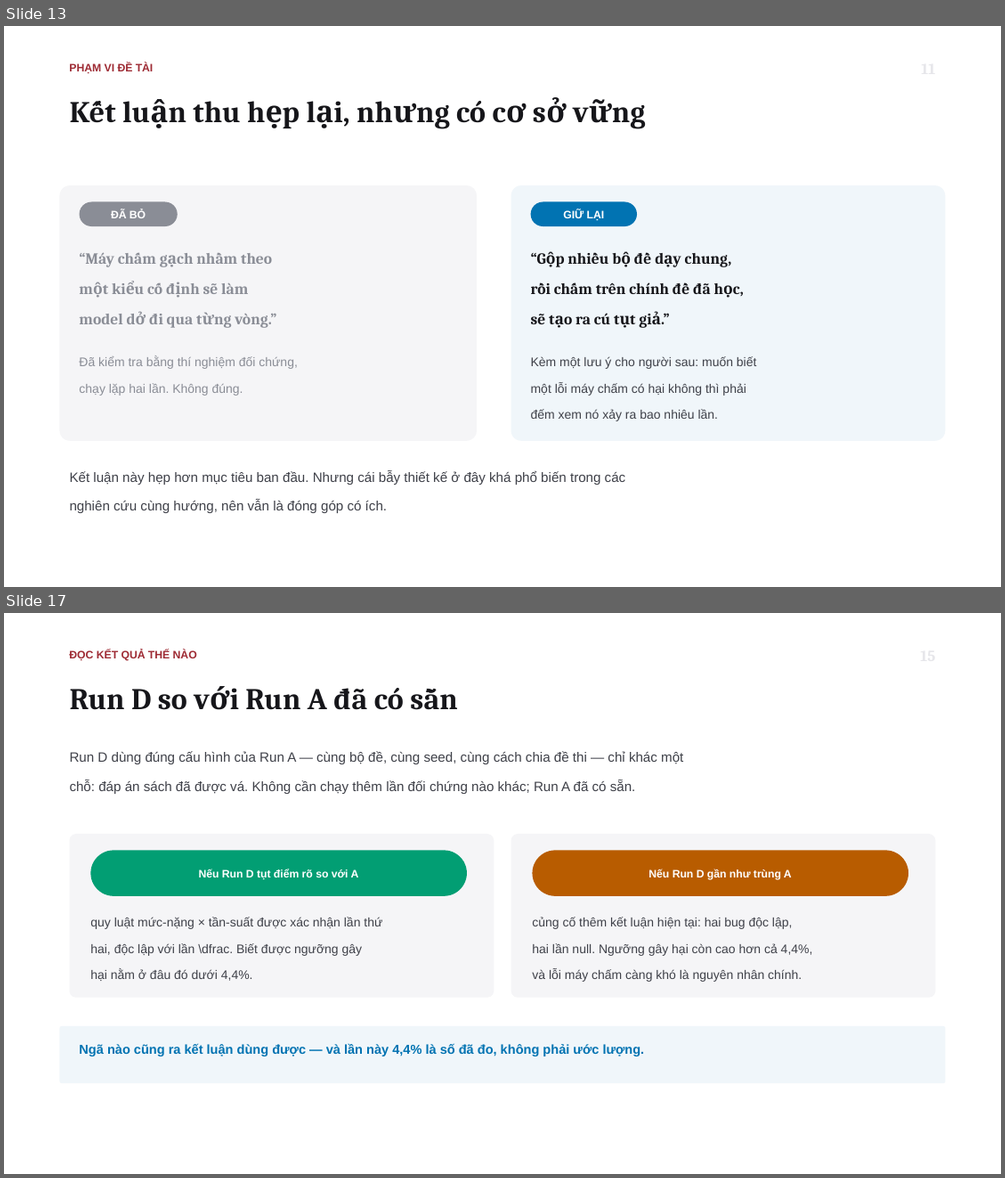
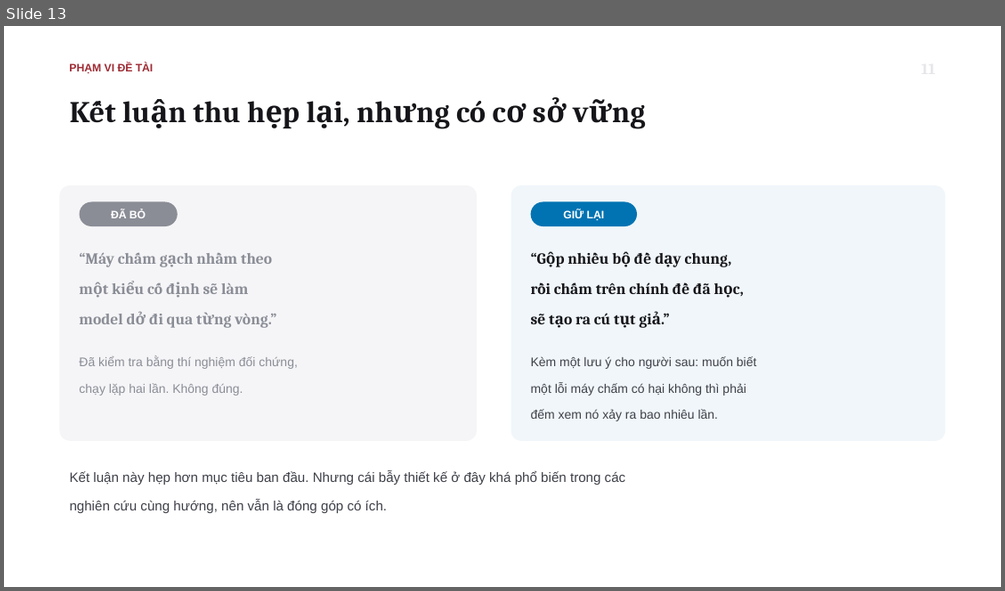
Before and after one commit to tsan2711/DACNTT_2026, a slide deck: BaoCaoTienDo_Tuan1-3_52300057_52300006.pptx. Shown one above the other, each under a label of ours: slides 13 and 17 before the commit, slide 13 after it; the slides between them are not shown. The pictures are 1005x1178 and 1005x591 pixels, drawn with LibreOffice and Linux fonts; fonts in the diff are those of the drawing. Boxes give left, top, right and bottom in pixels: in the first picture for what was removed or moved away, otherwise in the second. Text is boxed around its words. In the diff, an @@ line names an element or a change of style, - is before the commit and + after.

```diff
--- a/BaoCaoTienDo_Tuan1-3_52300057_52300006.pptx
+++ b/BaoCaoTienDo_Tuan1-3_52300057_52300006.pptx
@@ slide 17 removed at [4,613,1001,1174], background #FFFFFF @@
@@ text removed at [69,650,197,661] @@
-ĐỌC KẾT QUẢ THẾ NÀO
@@ text removed at [70,688,404,710] @@
-Run D so với Run A đã có sẵn
@@ text removed at [70,751,683,794] @@
-Run D dùng đúng cấu hình của Run A — cùng bộ đề, cùng seed, cùng cách chia đề thi — chỉ khác một
-chỗ: đáp án sách đã được vá. Không cần chạy thêm lần đối chứng nào khác; Run A đã có sẵn.
@@ rounded rectangle removed at [70,834,494,997] @@
@@ rounded rectangle removed at [90,850,467,896] @@
-Nếu Run D tụt điểm rõ so với A
@@ rounded rectangle removed at [511,834,936,997] @@
@@ rounded rectangle removed at [532,850,908,896] @@
-Nếu Run D gần như trùng A
@@ text removed at [90,916,382,981] @@
-quy luật mức-nặng × tần-suất được xác nhận lần thứ
-hai, độc lập với lần \dfrac. Biết được ngưỡng gây
-hại nằm ở đâu đó dưới 4,4%.
@@ text removed at [532,916,813,981] @@
-củng cố thêm kết luận hiện tại: hai bug độc lập,
-hai lần null. Ngưỡng gây hại còn cao hơn cả 4,4%,
-và lỗi máy chấm càng khó là nguyên nhân chính.
@@ rounded rectangle removed at [59,1026,946,1083] @@
@@ text removed at [79,1043,645,1056] @@
-Ngã nào cũng ra kết luận dùng được — và lần này 4,4% là số đã đo, không phải ước lượng.
```
Also in this commit, not shown: 3 slides changed, 3 slides added, 3 other slides removed, 2 other files.
